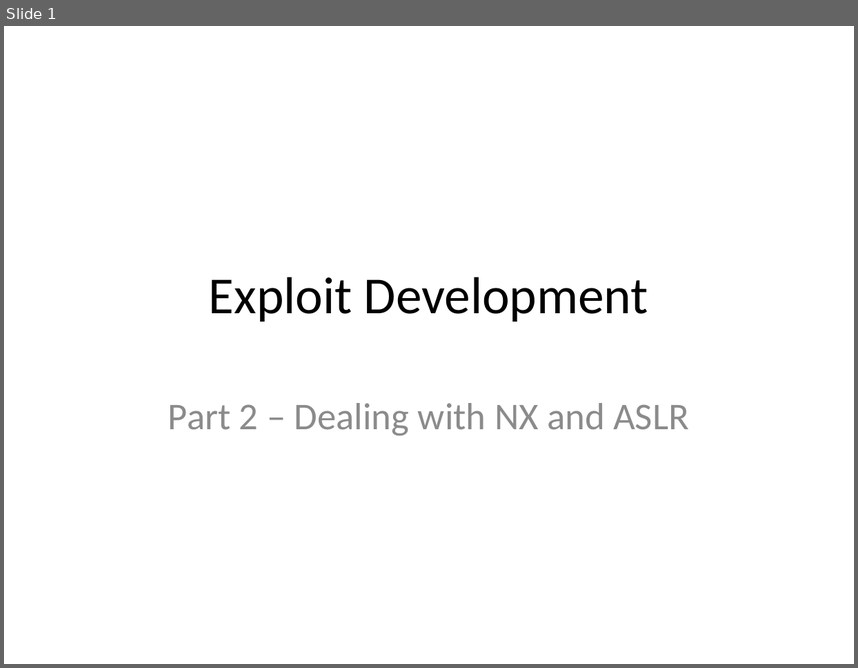
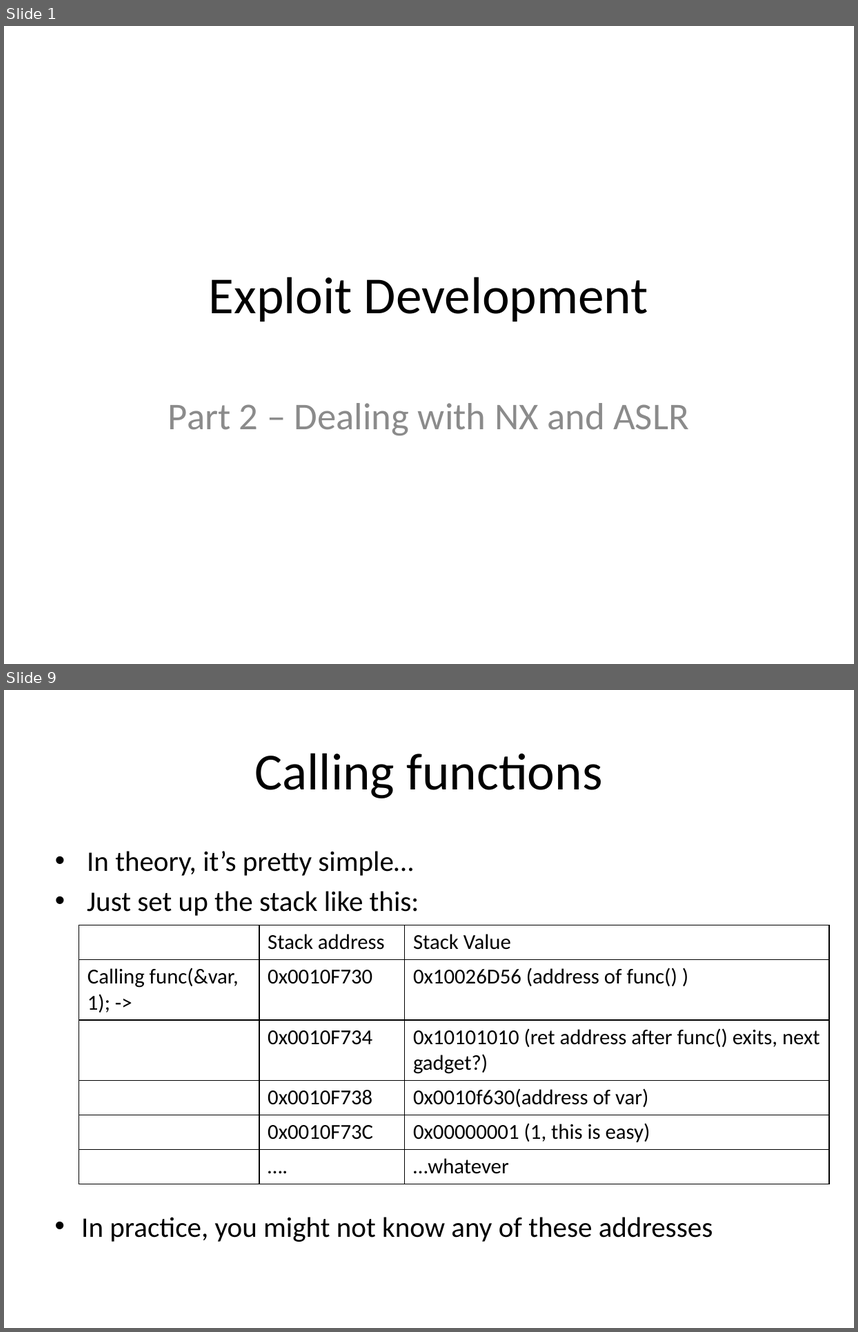
Before and after one commit to m0t/liatioan, a slide deck: slides-2.pptx. Shown one above the other, each under a label of ours: slide 1 before the commit, slides 1 and 9 after it; the slides between them are not shown. The pictures are 858x668 and 858x1332 pixels, drawn with LibreOffice and Linux fonts; fonts in the diff are those of the drawing. Boxes give left, top, right and bottom in pixels: in the first picture for what was removed or moved away, otherwise in the second. Text is boxed around its words. In the diff, an @@ line names an element or a change of style, - is before the commit and + after.

```diff
--- a/slides-2.pptx
+++ b/slides-2.pptx
@@ slide 9 added at (4, 690, 854, 1328), background #FFFFFF @@
@@ title added at (254, 753, 602, 798), 44 pt, text #000000 @@
+Calling functions
@@ text added at (87, 851, 419, 916), 24 pt, text #000000 @@
+• In theory, it’s pretty simple…
+• Just set up the stack like this:
@@ table added at (79, 925, 829, 1181), 6 rows, 3 columns @@
+ | Stack address | Stack Value
+Calling func(&var, 1); -> | 0x0010F730 | 0x10026D56 (address of func() )
+ | 0x0010F734 | 0x10101010 (ret address after func() exits, next gadget?)
+ | 0x0010F738 | 0x0010f630(address of var)
+ | 0x0010F73C | 0x00000001 (1, this is easy)
+ | …. | …whatever
@@ text added at (81, 1216, 713, 1241), 24 pt, text #000000 @@
+• In practice, you might not know any of these addresses
```
Also in this commit, not shown: 5 slides changed, 5 other slides added, 2 slides removed.
